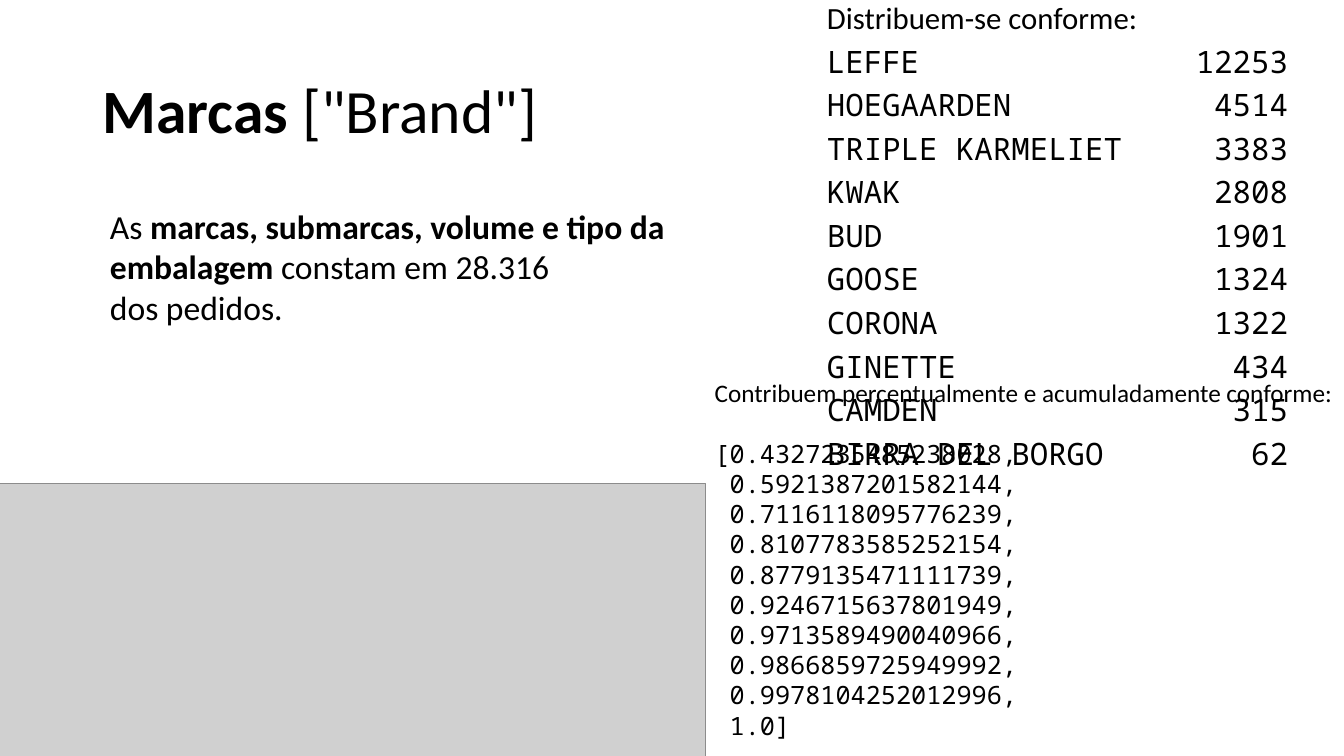
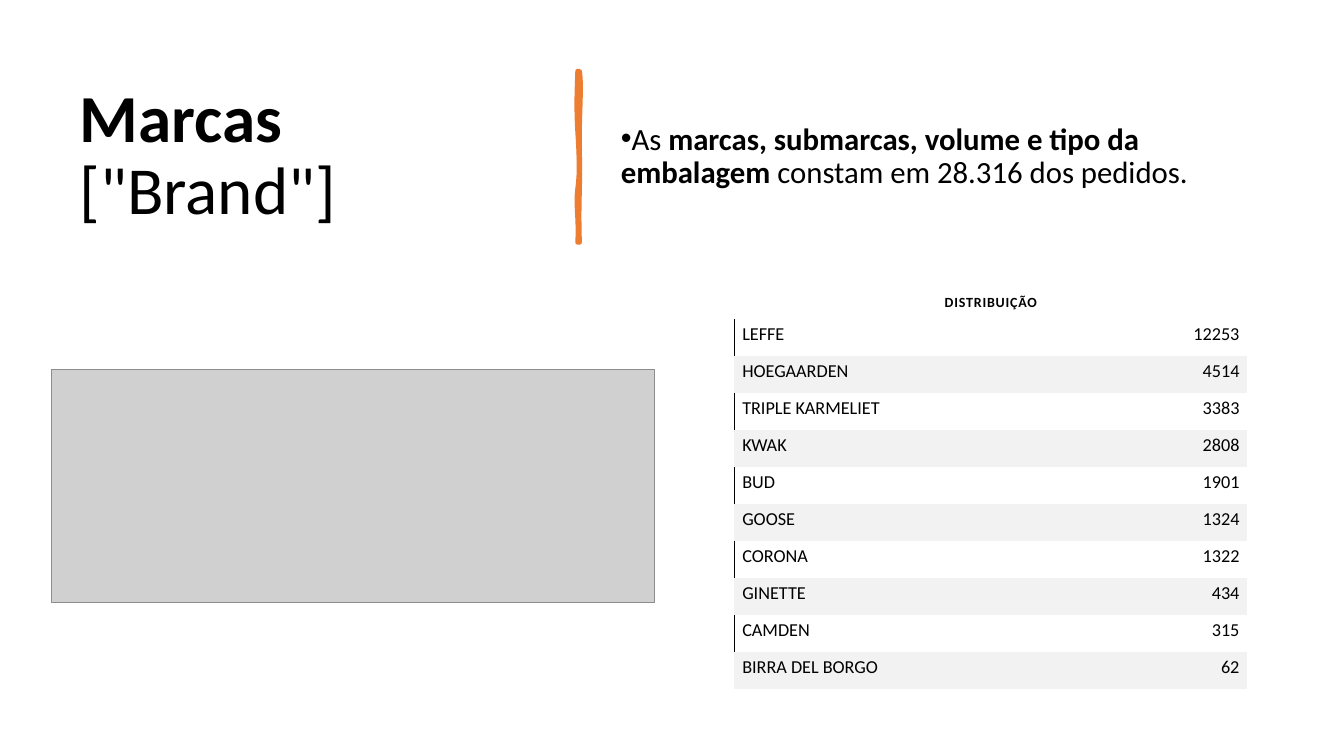
Before and after one commit to brenoccosta/ABIAcademyHack, a slide deck: slide 7 of Apresentação1.pptx (slide 6 before the commit). Drawn at 1344x756 pixels with LibreOffice and Linux fonts; fonts in the diff are those of the drawing; grey boxes stand for pictures. Boxes give left, top, right and bottom in pixels: in the first picture for what was removed or moved away, otherwise in the second. Text is boxed around its words. In the diff, an @@ line names an element or a change of style, - is before the commit and + after.

```diff
--- a/Apresentação1.pptx
+++ b/Apresentação1.pptx
@@ text removed at (827,7,1288,466) @@
-Distribuem-se conforme:
-LEFFE 12253
-HOEGAARDEN 4514
-TRIPLE KARMELIET 3383
-KWAK 2808
-BUD 1901
-GOOSE 1324
-CORONA 1322
-GINETTE 434
-CAMDEN 315
-BIRRA DEL BORGO 62
@@ title "Marcas ["Brand"]": place and size @@
-title "Marcas ["Brand"]" at (102,88,537,142)
+title "Marcas ["Brand"]" at (80,98,336,223)
@@ title "Marcas ["Brand"]" at (80,98,336,223): size 44 to 48 pt @@
@@ text "As marcas, submarcas, volume e ...": place and size @@
-text "As marcas, submarcas, volume e ..." at (110,215,665,326)
+text "As marcas, submarcas, volume e ..." at (621,128,1188,189)
@@ text "As marcas, submarcas, volume e ..." at (621,128,1188,189): size 24 to 22 pt; bullet none to •; line spacing 1 to 0.9; more space between paragraphs; vertical alignment top to middle @@
@@ freeform shape added at (578,71,580,242), fill #ED7D31, outline #ED7D31 3.25 pt @@
@@ table added at (734,283,1247,689), 11 rows, 2 columns @@
+DISTRIBUIÇÃO | 
+LEFFE | 12253
+HOEGAARDEN | 4514
+TRIPLE KARMELIET | 3383
+KWAK | 2808
+BUD | 1901
+GOOSE | 1324
+CORONA | 1322
+GINETTE | 434
+CAMDEN | 315
+BIRRA DEL BORGO | 62
@@ picture: place and size @@
-picture at (0,484,707,756)
+picture at (51,369,654,603)
@@ text removed at (715,384,1331,739) @@
-Contribuem percentualmente e acumuladamente conforme:
-[0.4327235485238028,
-0.5921387201582144,
-0.7116118095776239,
-0.8107783585252154,
-0.8779135471111739,
-0.9246715637801949,
-0.9713589490040966,
-0.9866859725949992,
-0.9978104252012996,
-1.0]
```
Also in this commit, not shown: 5 other slides changed, 5 slides added, 2 slides removed, 1 other file.
